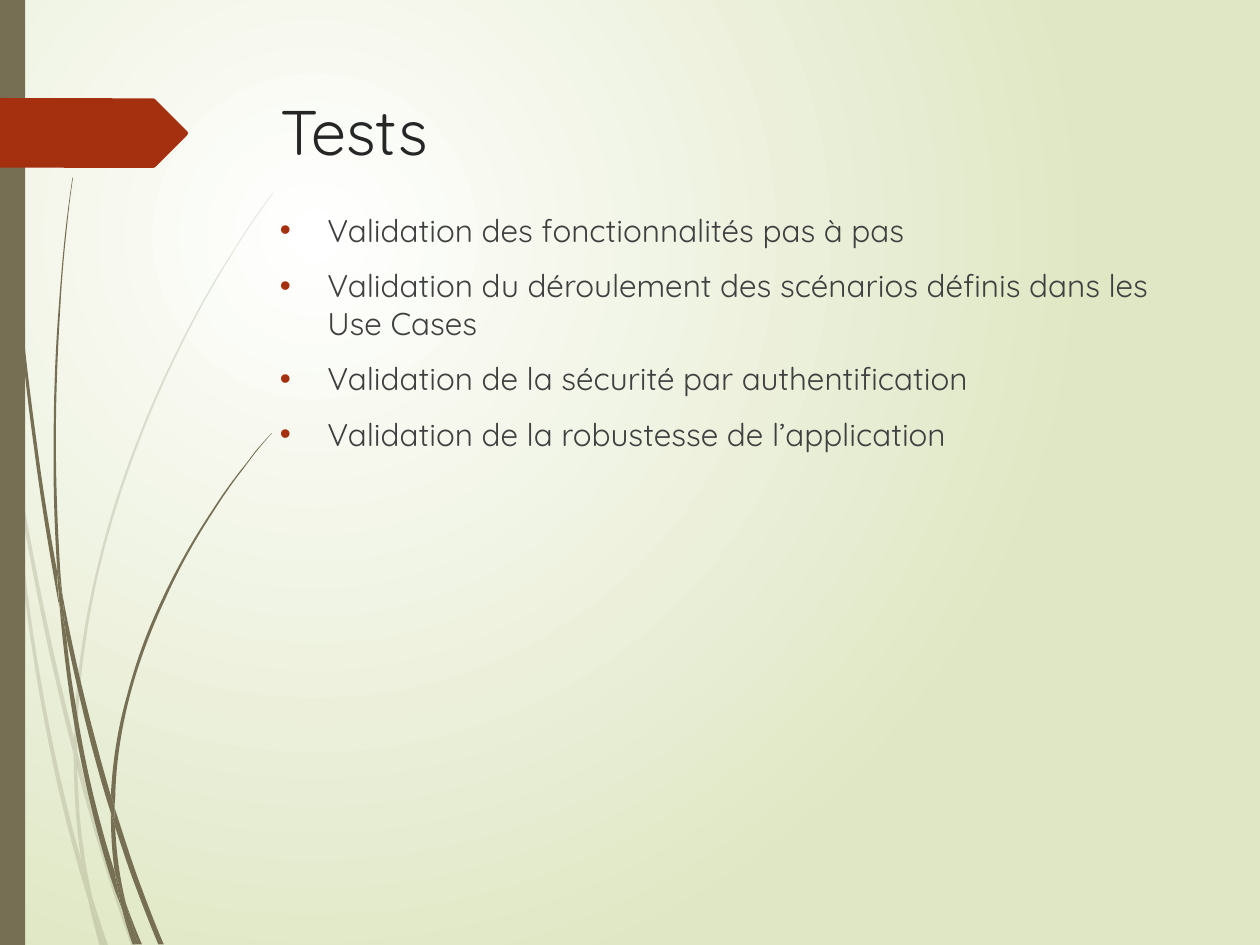
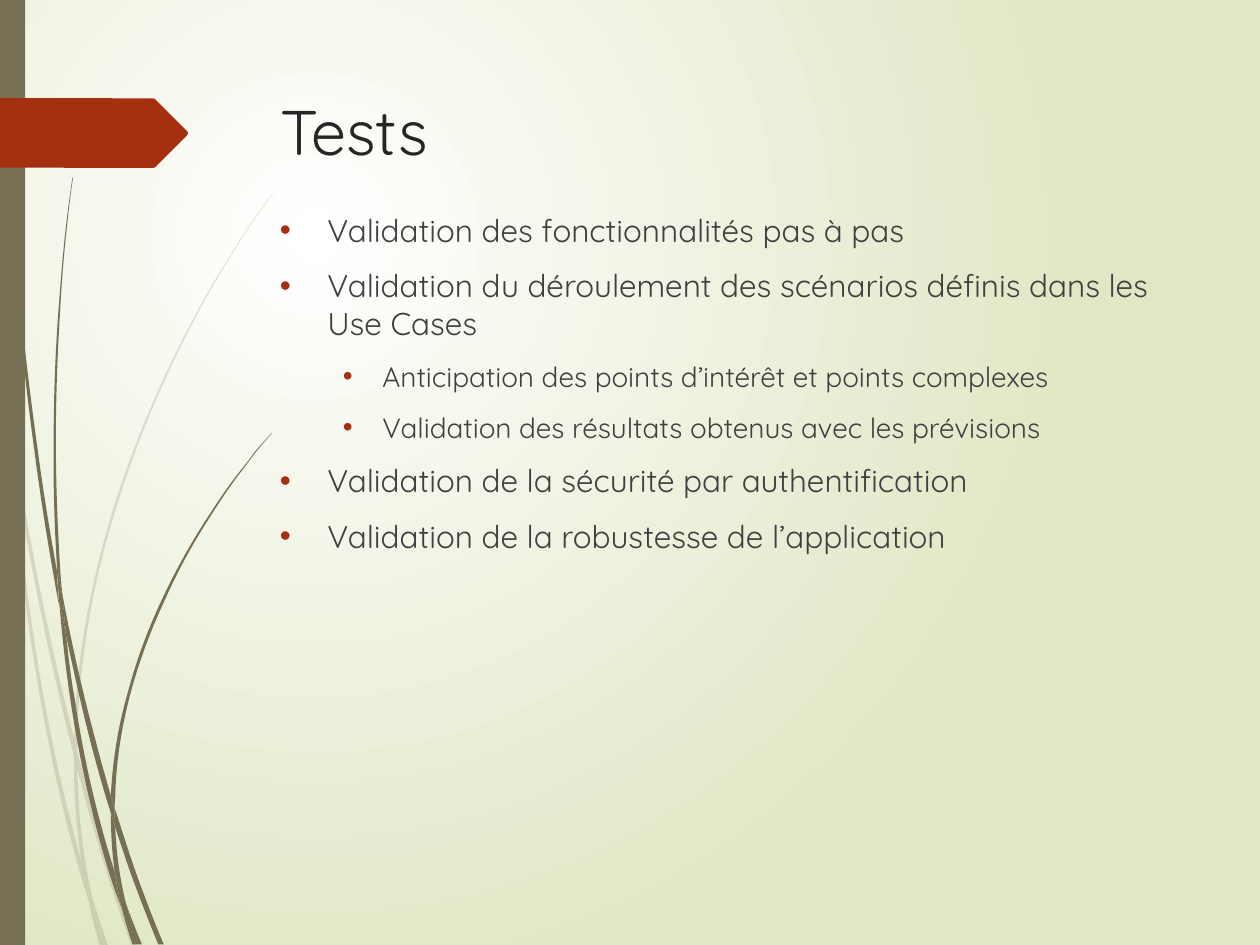
Before and after one commit to LudoRoot/WeBet_JBL, a slide deck: slide 15 of Présentation/Présentation WeBet_JBL.pptx. Drawn at 1260x945 pixels with LibreOffice and Linux fonts; fonts in the diff are those of the drawing. Boxes give left, top, right and bottom in pixels: in the first picture for what was removed or moved away, otherwise in the second. Text is boxed around its words. In the diff, an @@ line names an element or a change of style, - is before the commit and + after.

```diff
--- a/Présentation/Présentation WeBet_JBL.pptx
+++ b/Présentation/Présentation WeBet_JBL.pptx
@@ text at [382, 366, 1049, 444]: paragraphs added @@
+  • Anticipation des points d’intérêt et points complexes
+  • Validation des résultats obtenus avec les prévisions
```
Also in this commit, not shown: 1 other slide changed.
